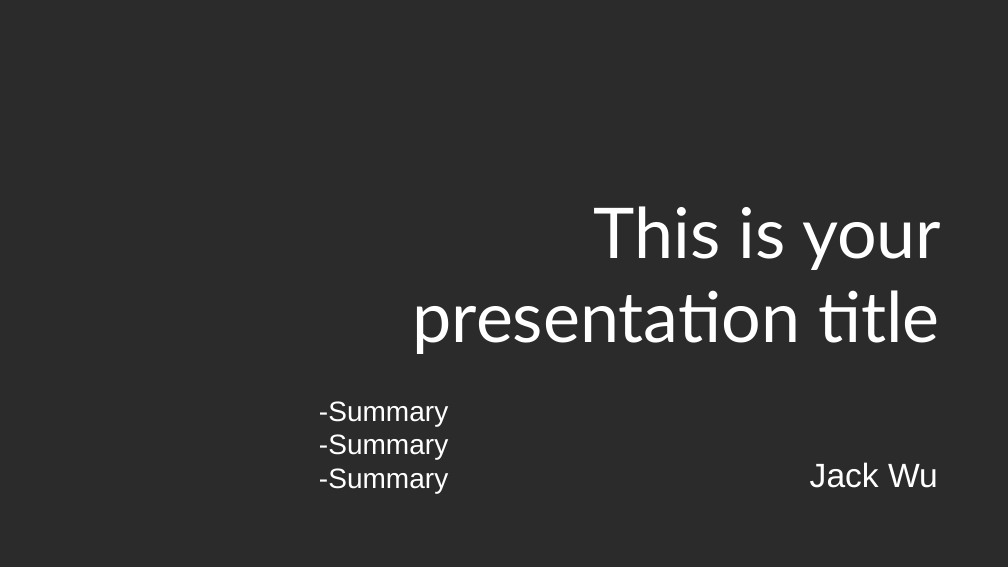
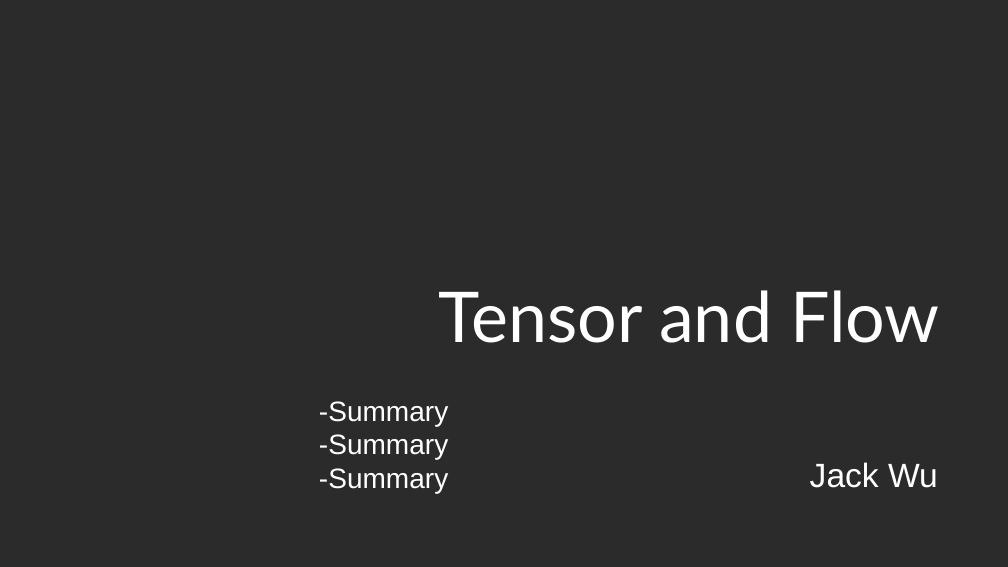
Before and after one commit to Errrneist/Multi-Layer_Perception, a slide deck: slide 1 of Chapter 3/Chapter3-L2-Tensor_And_Flow.pptx. Drawn at 1008x567 pixels with LibreOffice and Linux fonts; fonts in the diff are those of the drawing; background and template pictures are left out; a plain dark background stands for a picture behind light text. Boxes give left, top, right and bottom in pixels: in the first picture for what was removed or moved away, otherwise in the second. Text is boxed around its words. In the diff, an @@ line names an element or a change of style, - is before the commit and + after.

```diff
--- a/Chapter 3/Chapter3-L2-Tensor_And_Flow.pptx
+++ b/Chapter 3/Chapter3-L2-Tensor_And_Flow.pptx
@@ title at (x1=438, y1=290, x2=940, y2=343): text changed @@
-This is your presentation title
+Tensor and Flow
```
Also in this commit, not shown: 2 other slides changed, 11 slides added, 6 other files.
